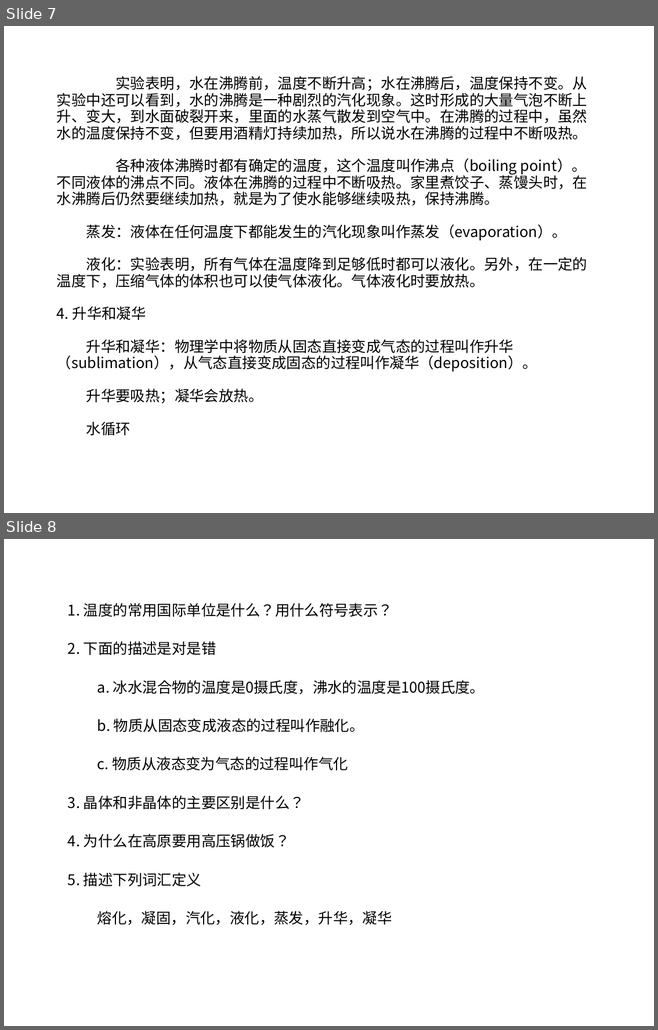
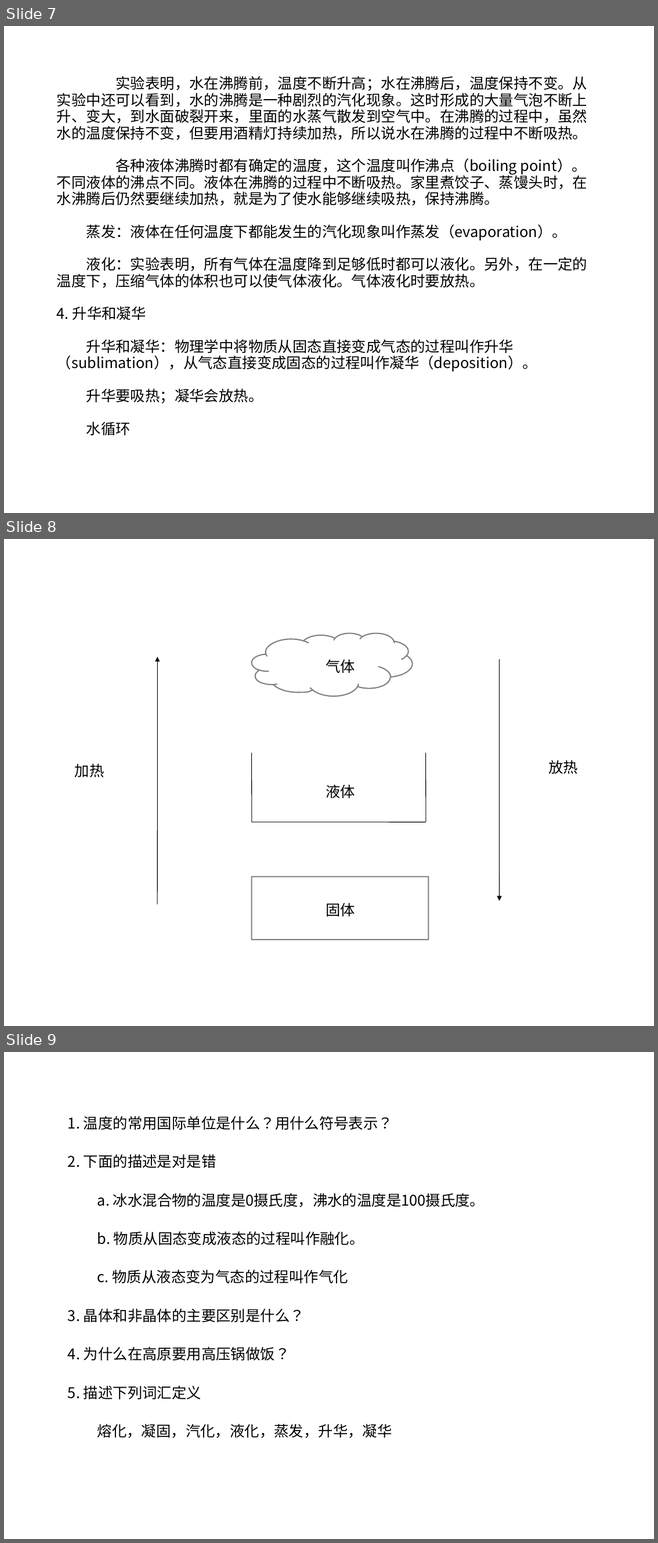
Before and after one commit to ericzhang/english-math, a slide deck: physics/grade-8-上/8上物理人教版-unit-3-物态变化.ppt. Shown one above the other, each under a label of ours: slides 7 and 8 before the commit, slides 7, 8 and 9 after it. The pictures are 658x1030 and 658x1543 pixels, drawn with LibreOffice and Linux fonts; fonts in the diff are those of the drawing. Boxes give left, top, right and bottom in pixels: in the first picture for what was removed or moved away, otherwise in the second. Text is boxed around its words. In the diff, an @@ line names an element or a change of style, - is before the commit and + after.

```diff
--- a/physics/grade-8-上/8上物理人教版-unit-3-物态变化.ppt
+++ b/physics/grade-8-上/8上物理人教版-unit-3-物态变化.ppt
@@ slide 8 added at (4,539,654,1026), background #FFFFFF @@
@@ freeform shape added at (252,634,412,696), fill #FFFFFF, outline #808080 1.45 pt @@
@@ arrow added from (157, 904) to (157, 657), #000000 0.74 pt @@
@@ text added at (325,659,355,673), 18 pt, text #000000 @@
+气体
@@ arrow added from (499, 659) to (499, 901), #000000 0.74 pt @@
@@ text added at (75,763,104,777), 18 pt, text #000000 @@
+加热
@@ line added from (252, 753) to (252, 822), #000000 0.74 pt @@
@@ line added from (426, 753) to (426, 822), #000000 0.74 pt @@
@@ text added at (548,760,578,774), 18 pt, text #000000 @@
+放热
@@ text added at (325,784,355,798), 18 pt, text #000000 @@
+液体
@@ line added from (252, 822) to (426, 823), #000000 0.74 pt @@
@@ rounded rectangle added at (252,877,429,940), fill #FFFFFF, outline #808080 1.45 pt @@
@@ text added at (325,903,355,917), 18 pt, text #000000 @@
+固体
@@ what was slide 8 is now slide 9 @@
```
Also in this commit, not shown: 1 other slide added, 2 other files.
